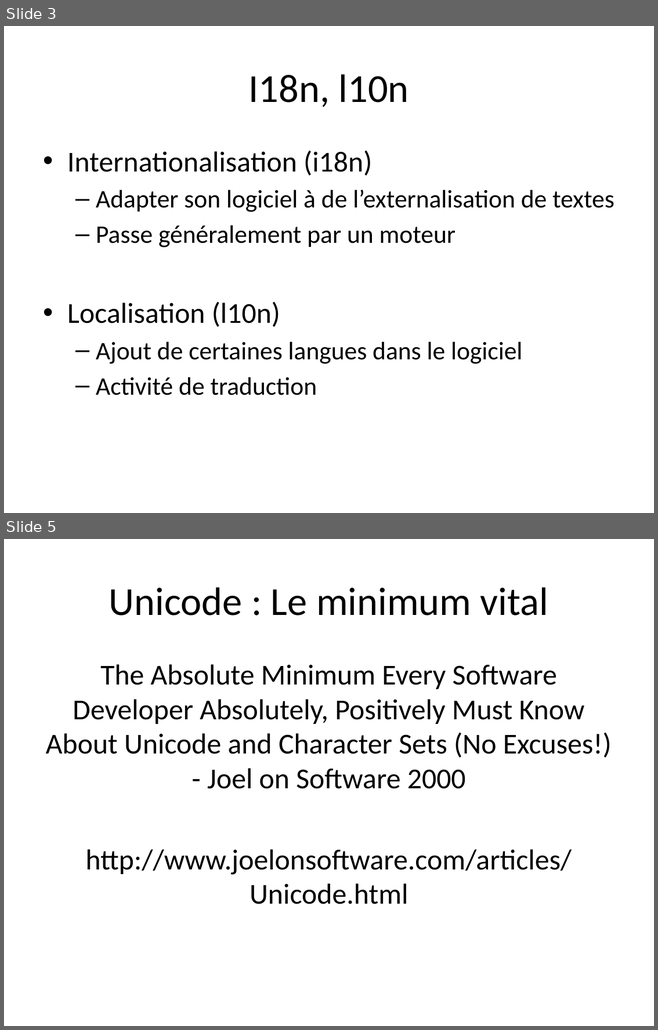
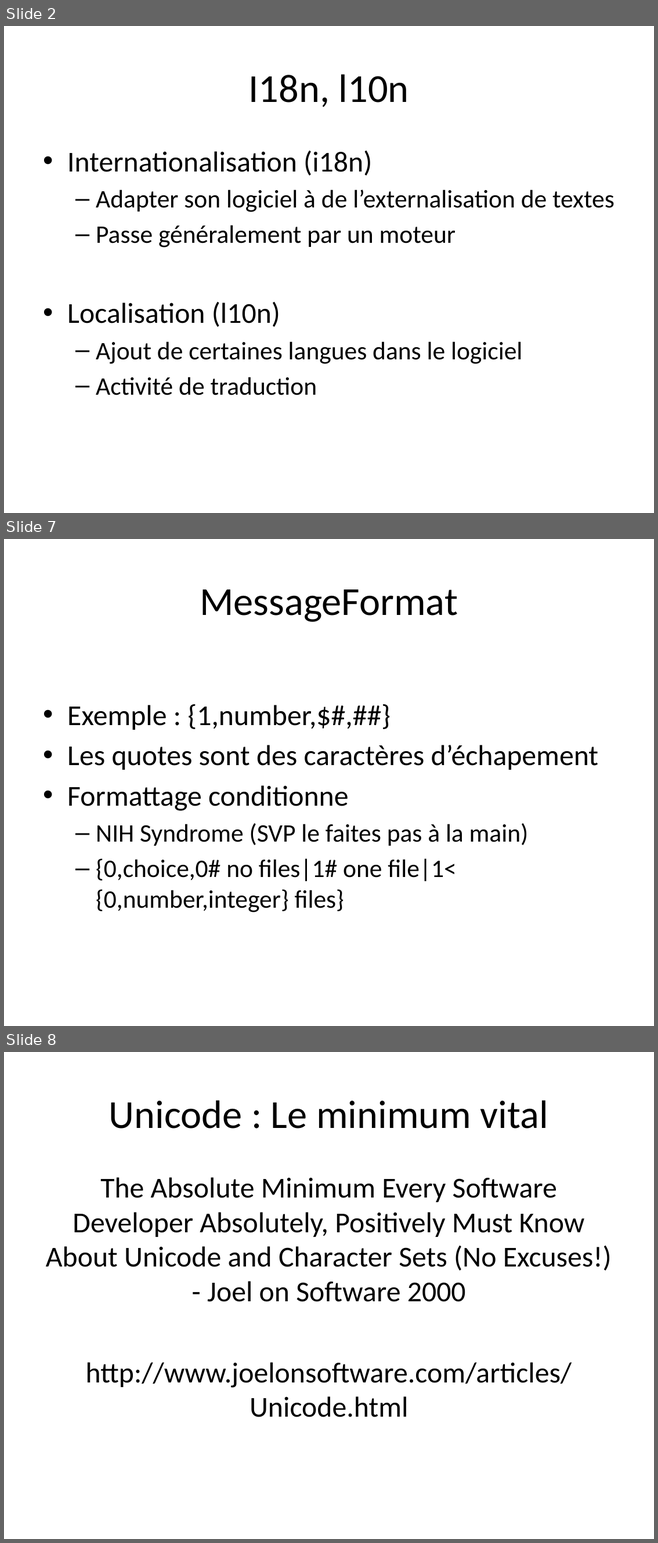
Before and after one commit to dbaeli/ez18n, a slide deck: ez18n-slides/ez18n_theorie.pptx. Shown one above the other, each under a label of ours: slides 3 and 5 before the commit, slides 2, 7 and 8 after it; the slides between them are not shown. The pictures are 658x1030 and 658x1543 pixels, drawn with LibreOffice and Linux fonts; fonts in the diff are those of the drawing; background and template pictures are left out. Boxes give left, top, right and bottom in pixels: in the first picture for what was removed or moved away, otherwise in the second. Text is boxed around its words. In the diff, an @@ line names an element or a change of style, - is before the commit and + after.

```diff
--- a/ez18n-slides/ez18n_theorie.pptx
+++ b/ez18n-slides/ez18n_theorie.pptx
@@ slide 7 added at <box>4,539,654,1026</box>, background picture (left out) @@
@@ title added at <box>199,589,458,622</box>, 44 pt, text #000000 @@
+MessageFormat
@@ text added at <box>67,704,598,913</box>, 28 pt, text #000000 @@
+• Exemple : {1,number,$#,##}
+• Les quotes sont des caractères d’échapement
+• Formattage conditionne
+  – NIH Syndrome (SVP le faites pas à la main)
+  – {0,choice,0# no files|1# one file|1< {0,number,integer} files}
@@ what was slide 3 is now slide 2 @@
@@ what was slide 5 is now slide 8 @@
```
Also in this commit, not shown: 4 slides changed, 8 other slides added, 1 slide removed, 3 other files.
